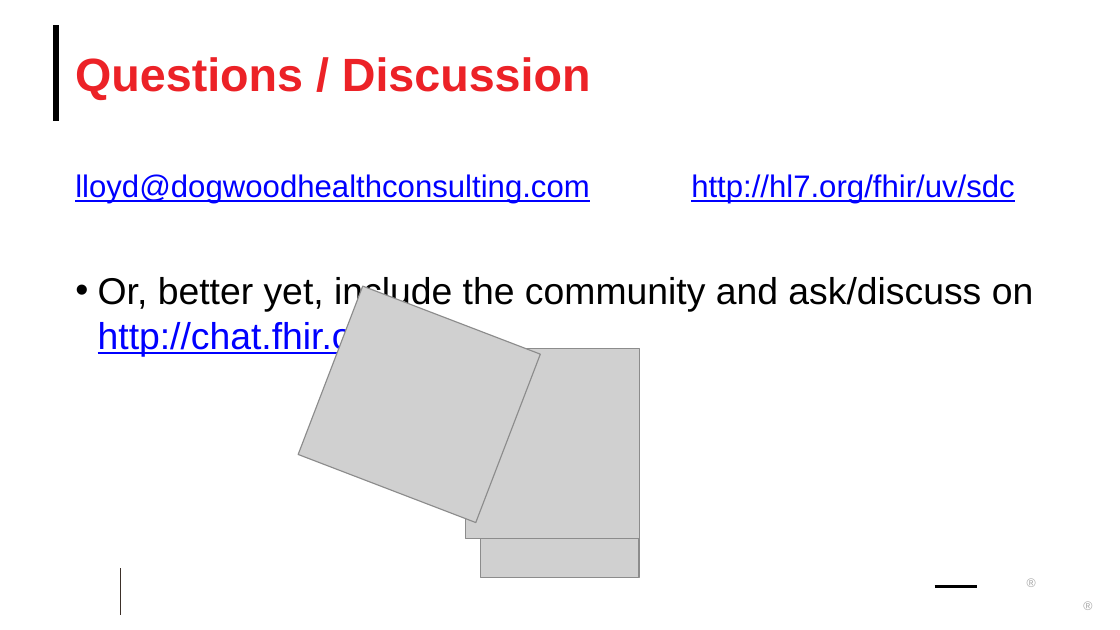
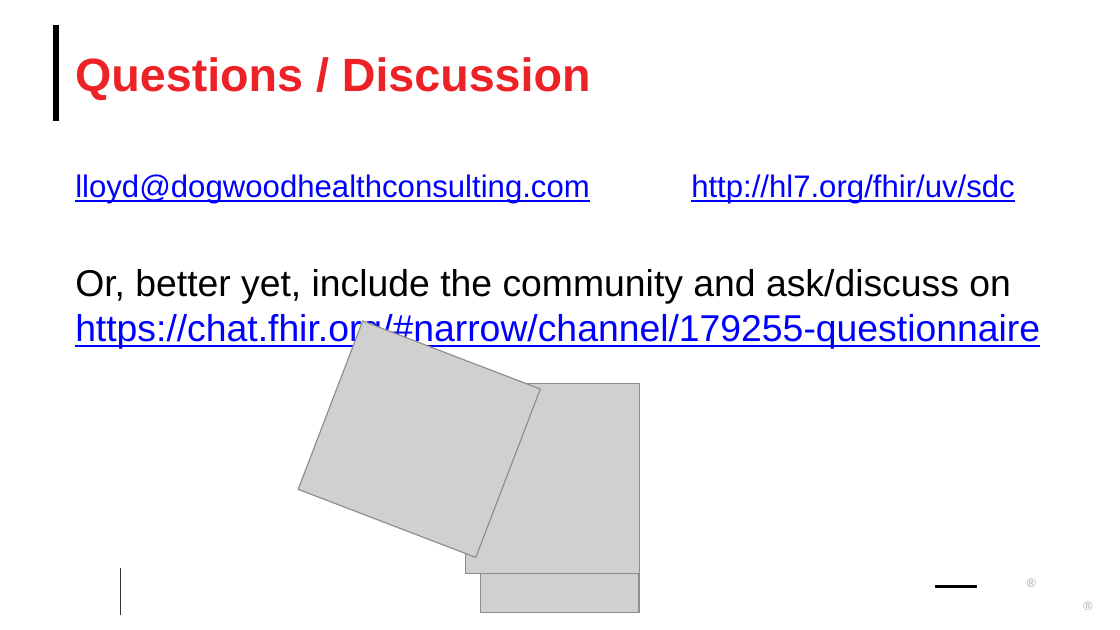
Before and after one commit to FHIR/documents, a slide deck: slide 51 of presentations/sdc/6-SDC-Extraction.pptx. Drawn at 1120x630 pixels with LibreOffice and Linux fonts; fonts in the diff are those of the drawing; grey boxes stand for pictures; background and template pictures are left out. Boxes give left, top, right and bottom in pixels: in the first picture for what was removed or moved away, otherwise in the second. Text is boxed around its words. In the diff, an @@ line names an element or a change of style, - is before the commit and + after.

```diff
--- a/presentations/sdc/6-SDC-Extraction.pptx
+++ b/presentations/sdc/6-SDC-Extraction.pptx
@@ text at [75,269,1040,349]: text changed; text colour #000000 to #0000FF @@
-• Or, better yet, include the community and ask/discuss on http://chat.fhir.org
+Or, better yet, include the community and ask/discuss on https://chat.fhir.org/#narrow/channel/179255-questionnaire
@@ 3 pictures: place and size @@
-3 pictures at [298,286,638,578]
+3 pictures at [298,321,638,613]
```
Also in this commit, not shown: 9 other slides changed, 4 other files.
